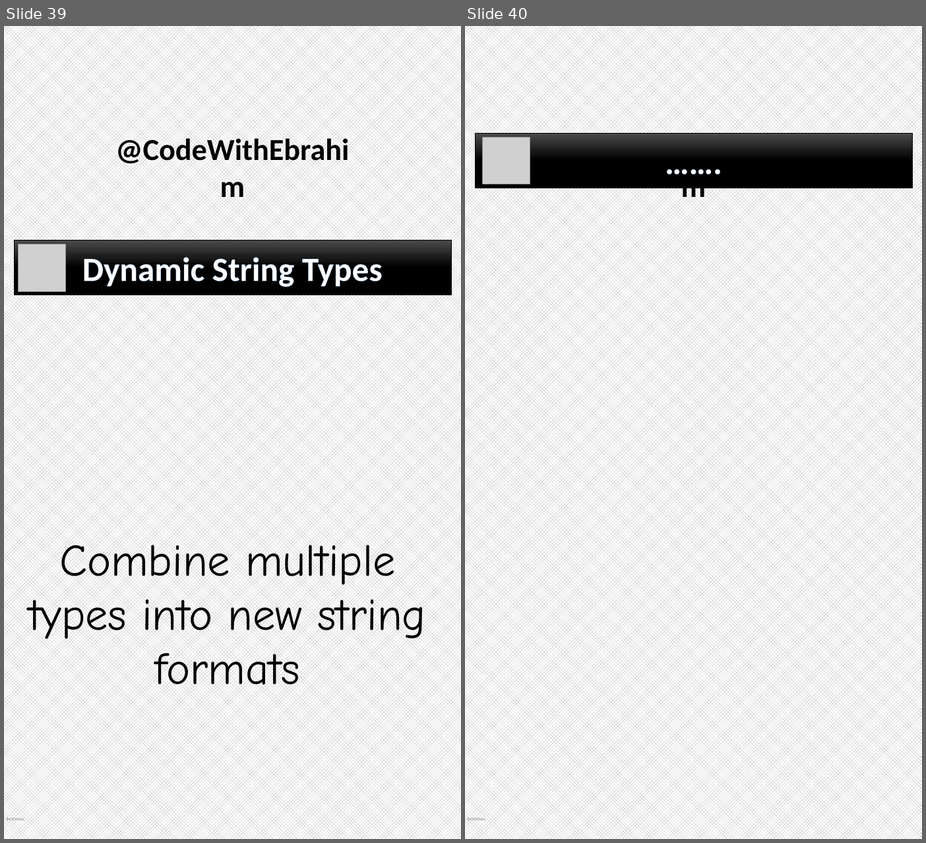
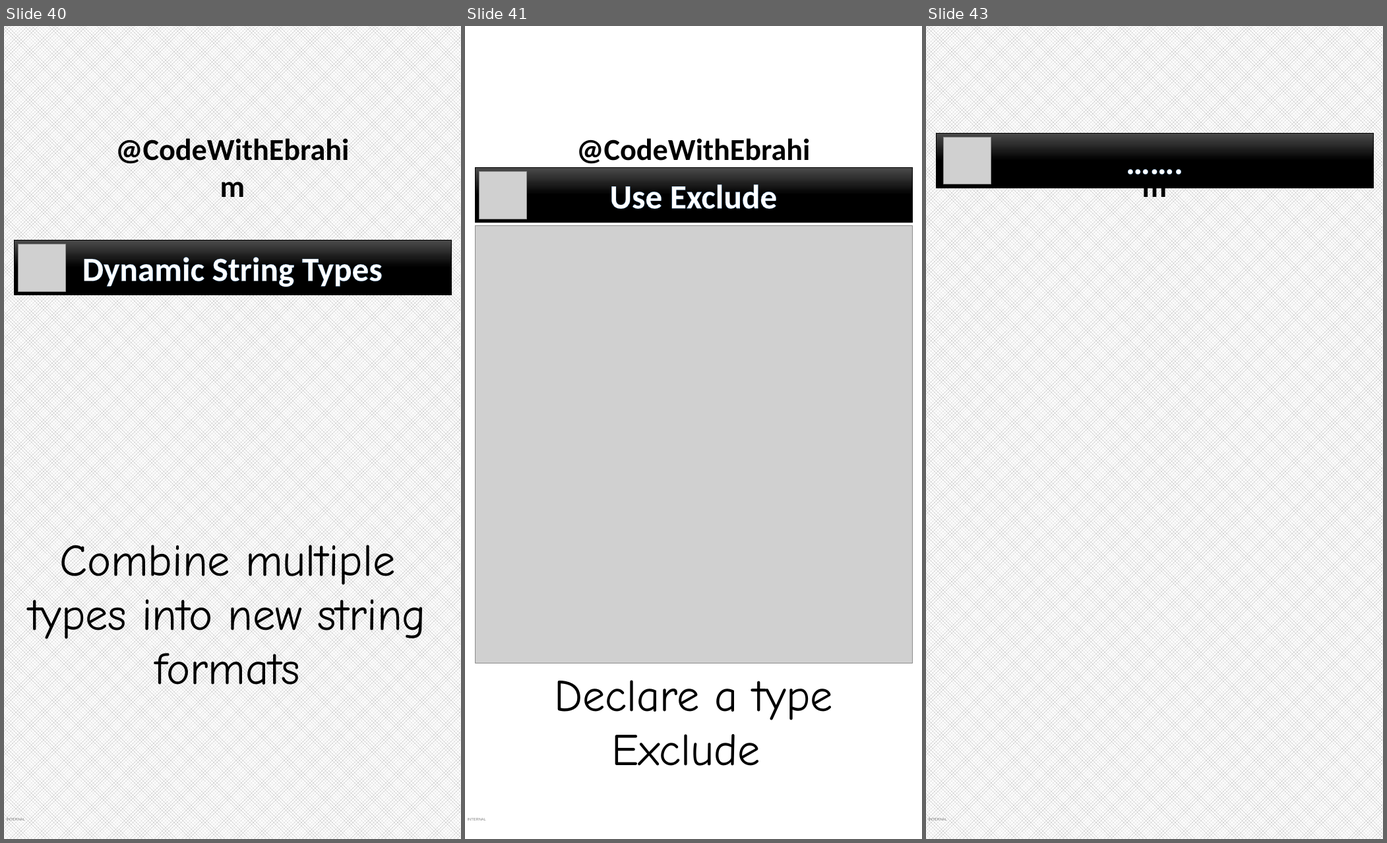
Before and after one commit to ebrahimsalehi1/python_codes, a slide deck: assets/images.pptx. Shown side by side, each under a label of ours: slides 39 and 40 before the commit, slides 40, 41 and 43 after it; the slides between them are not shown. The pictures are 926x843 and 1387x843 pixels, drawn with LibreOffice and Linux fonts; fonts in the diff are those of the drawing; grey boxes stand for pictures; background and template pictures are left out. Boxes give left, top, right and bottom in pixels: in the first picture for what was removed or moved away, otherwise in the second. Text is boxed around its words. In the diff, an @@ line names an element or a change of style, - is before the commit and + after.

Commit message:
feat: added is statement and exclude type

```diff
--- a/assets/images.pptx
+++ b/assets/images.pptx
@@ slide 41 added at [465,26,922,839], background picture (left out); not listed: 2 template elements that a slide beside it also shows @@
@@ rectangle added at [475,167,912,223], fill gradient #4B4B4B to #000000, outline #000000 0.5 pt, 60 pt, text #FFFFFF, bold @@
+Use Exclude
@@ picture added at [480,172,526,219] @@
@@ picture added at [475,225,912,663] @@
@@ text added at [554,680,833,766], 80 pt, text #000000 @@
+Declare a type
+Exclude
@@ what was slide 39 is now slide 40 @@
@@ what was slide 40 is now slide 43 @@
```
Also in this commit, not shown: 2 other slides added, 8 other files.
